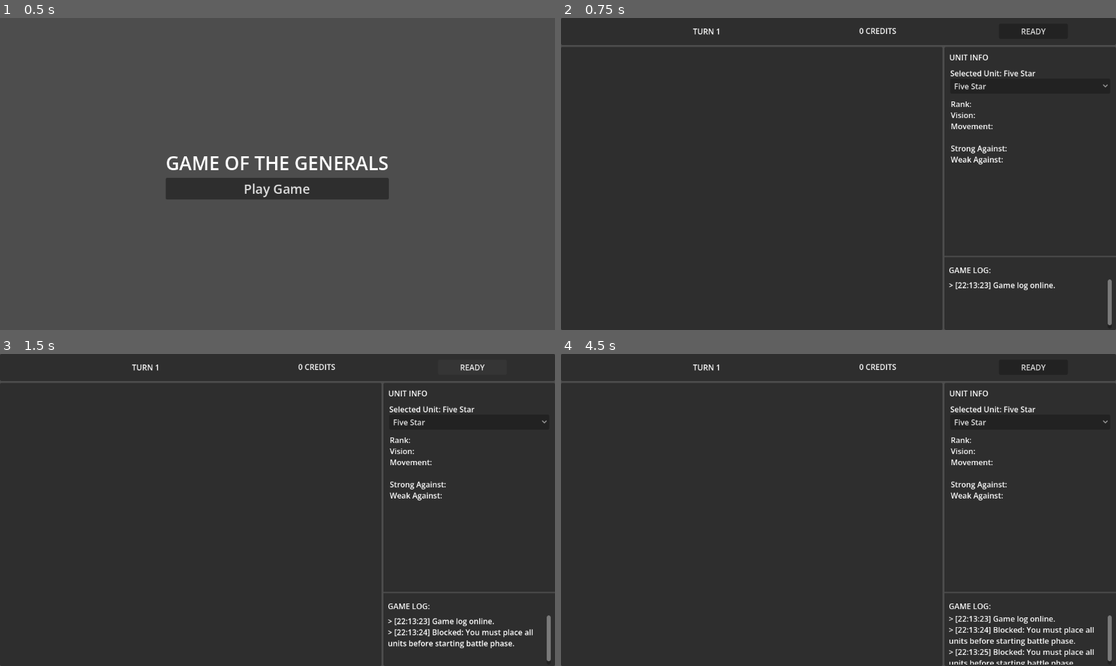
Above: before the commit, frames 1-4 (two rows, left to right).
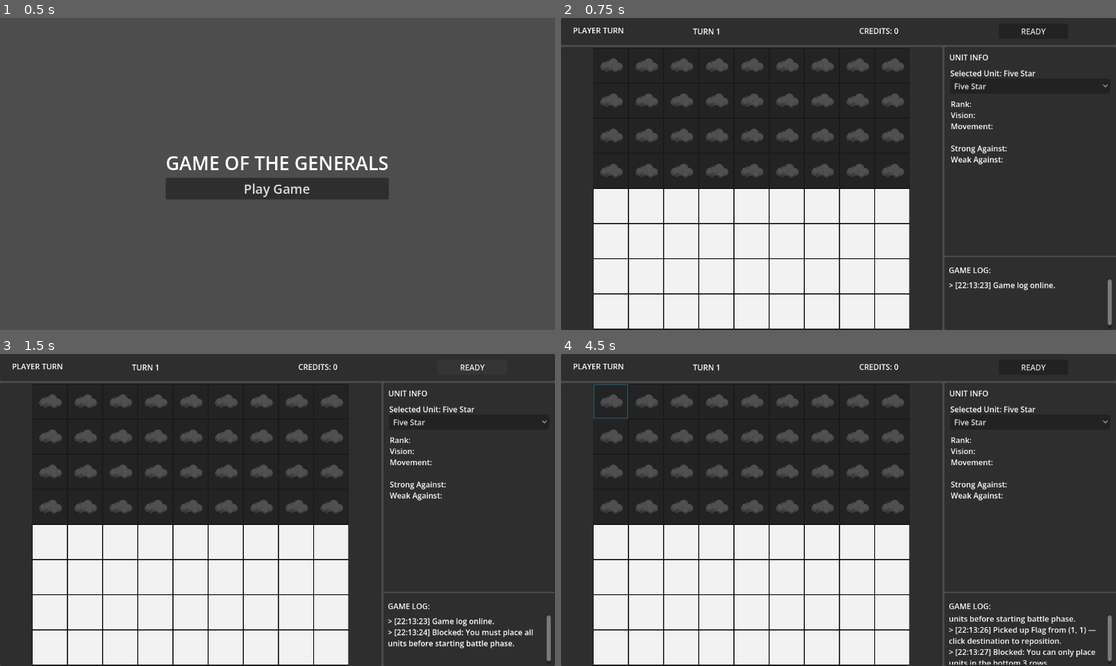
Above: after the commit, the same moments.

Repository: vevelle-95/AI-Game-Development
Game: Godot game, scene res://main_menu.tscn
Same seed, same stepped clock (60 frames per second), same inputs: the game is played once before the commit and once after it.
Inputs (mouse positions are in pixels of both pictures, inside the frame that each line leads up to):
- Up to frame 1 (0.5 s): no input
- Up to frame 2 (0.75 s): click "Play Game" at 0.5 s
- Up to frame 3 (1.5 s): click "READY" at 1.25 s
- Up to frame 4 (4.5 s): click "READY" at 2 s; click (1032, 422) at 2.75 s, where only the run before the commit has a clickable "Five Star"; click (610, 400) at 3.52 s; click (644, 400) at 4.27 s

Frame 1 is identical in both runs. In frame 2, 29% of the frame differs, in the area x 2-63%, y 3-100%; in frame 3, 29%; in frame 4, 30%, in the area x 2-97%, y 3-100%.
Error before the commit: Parse Error: Could not resolve external class member "BOUNTIES". (res://gamemanager.gd:25)

Commit message:
added bounty system sa main screen

Diff:
--- a/GameConstants.gd
+++ b/GameConstants.gd
@@ -1,42 +1,42 @@
 extends RefCounted
 class_name GameConstants
 
-enum Team { PLAYER, AI }
+enum Team {PLAYER, AI}
 
 enum Rank {
-    TRAPO = -1,
-    FLAG = 0,
-    SPY = 1,
-    PRIVATE = 2,
-    SERGEANT = 3,
-    LIEUTENANT = 4,
-    MAJOR = 5,
-    COLONEL = 6,
-    GENERAL_3 = 7,
-    GENERAL_4 = 8,
-    GENERAL_5 = 9
+	TRAPO = -1,
+	FLAG = 0,
+	SPY = 1,
+	PRIVATE = 2,
+	SERGEANT = 3,
+	LIEUTENANT = 4,
+	MAJOR = 5,
+	COLONEL = 6,
+	GENERAL_3 = 7,
+	GENERAL_4 = 8,
+	GENERAL_5 = 9
 }
 
 const BOUNTIES = {
-    PRIVATE: 10,
-    SERGEANT: 15,
-    LIEUTENANT: 20,
-    MAJOR: 30,
-    COLONEL: 40,
-    GENERAL_3: 50,
-    GENERAL_4: 60,
-    GENERAL_5: 75,
-    SPY: 25,
-    TRAPO: 35
+	Rank.PRIVATE: 10,
+	Rank.SERGEANT: 15,
+	Rank.LIEUTENANT: 20,
+	Rank.MAJOR: 30,
+	Rank.COLONEL: 40,
+	Rank.GENERAL_3: 50,
+	Rank.GENERAL_4: 60,
+	Rank.GENERAL_5: 75,
+	Rank.SPY: 25,
+	Rank.TRAPO: 35
 }
 
 static func get_vision_range(rank: Rank) -> int:
-    match rank:
-        Rank.GENERAL_3, Rank.GENERAL_4, Rank.GENERAL_5:
-            return 3
-        Rank.COLONEL, Rank.MAJOR, Rank.LIEUTENANT, Rank.TRAPO:
-            return 2
-        Rank.SERGEANT, Rank.PRIVATE, Rank.SPY:
-            return 1
-        _:
-            return 0
+	match rank:
+		Rank.GENERAL_3, Rank.GENERAL_4, Rank.GENERAL_5:
+			return 3
+		Rank.COLONEL, Rank.MAJOR, Rank.LIEUTENANT, Rank.TRAPO:
+			return 2
+		Rank.SERGEANT, Rank.PRIVATE, Rank.SPY:
+			return 1
+		_:
+			return 0
--- a/board.gd
+++ b/board.gd
@@ -4,6 +4,7 @@
 signal selected_tile_unit_info(unit_name: String, rank: String, vision: String, movement: String)
 signal phase_changed(phase_name: String)
 signal turn_changed(turn_name: String)
+signal bounty_changed(total_bounty: int, last_bounty: int, killed_unit_name: String)
 
 @onready var game_manager: GameManager = GameManager.new()
 @onready var unit_behavior: UnitBehavior = UnitBehavior.new()
@@ -40,6 +41,7 @@
 var armed_unit_pos := Vector2i(-1, -1)
 var pickup_entry = null
 var pickup_src_pos := Vector2i(-1, -1)
+var turn_number := 1
 
 # TEMP: what unit you are placing
 var selected_unit := UnitType.FIVE_STAR
@@ -126,6 +128,7 @@
 	create_board()
 	setup_ai_enemy()
 	update_fog_of_war()
+	emit_signal("bounty_changed", game_manager.trapo_wallet, 0, "")
 	emit_signal("turn_changed", get_current_turn_name())
 	emit_log("Setup phase started. Place your units on the bottom %d rows." % DEPLOYMENT_ROWS)
 
@@ -381,34 +384,52 @@
 		var defender_entry = unit_map[dst]
 		var defender_rank = unit_type_to_rank(defender_entry.type)
 		var combat_result = arbiter.resolve_combat(attacker_rank, defender_rank)
-
-		match combat_result:
-			Arbiter.CombatResult.ATTACKER_WINS, Arbiter.CombatResult.GAME_OVER_ATTACKER_WINS:
-				unit_map.erase(src)
-				_clear_tile_at(src)
-				unit_map.erase(dst)
-				unit_map[dst] = entry
-				tile_map[dst].set_unit(get_unit_texture_for_entry(entry))
-				moved_uids.append(entry.uid)
-				emit_log("Moved %s from (%d, %d) to (%d, %d) and captured %s." % [get_display_name(get_unit_name_from_type(entry.type)), src.x + 1, src.y + 1, dst.x + 1, dst.y + 1, get_display_name(get_unit_name_from_type(defender_entry.type))])
-				if combat_result == Arbiter.CombatResult.GAME_OVER_ATTACKER_WINS:
-					game_manager.game_over = true
-					emit_log("Game over: attacker captured the flag.")
-			Arbiter.CombatResult.DEFENDER_WINS, Arbiter.CombatResult.GAME_OVER_DEFENDER_WINS:
-				unit_map.erase(src)
-				_clear_tile_at(src)
-				moved_uids.append(entry.uid)
-				emit_log("%s lost against %s at (%d, %d)." % [get_display_name(get_unit_name_from_type(entry.type)), get_display_name(get_unit_name_from_type(defender_entry.type)), dst.x + 1, dst.y + 1])
-				if combat_result == Arbiter.CombatResult.GAME_OVER_DEFENDER_WINS:
-					game_manager.game_over = true
-					emit_log("Game over: defender kept the flag.")
-			Arbiter.CombatResult.TIE:
-				unit_map.erase(src)
-				_clear_tile_at(src)
-				unit_map.erase(dst)
-				_clear_tile_at(dst)
-				moved_uids.append(entry.uid)
-				emit_log("%s and %s eliminated each other at (%d, %d)." % [get_display_name(get_unit_name_from_type(entry.type)), get_display_name(get_unit_name_from_type(defender_entry.type)), dst.x + 1, dst.y + 1])
+		var bounty_awarded := 0
+		var bounty_unit_name := ""
+
+		if combat_result == Arbiter.CombatResult.ATTACKER_WINS or combat_result == Arbiter.CombatResult.GAME_OVER_ATTACKER_WINS:
+			bounty_awarded = _maybe_award_bounty(defender_entry, entry)
+			if bounty_awarded > 0:
+				bounty_unit_name = get_unit_name_from_type(defender_entry.type)
+			unit_map.erase(src)
+			_clear_tile_at(src)
+			unit_map.erase(dst)
+			unit_map[dst] = entry
+			tile_map[dst].set_unit(get_unit_texture_for_entry(entry))
+			moved_uids.append(entry.uid)
+			emit_log("Moved %s from (%d, %d) to (%d, %d) and captured %s." % [get_display_name(get_unit_name_from_type(entry.type)), src.x + 1, src.y + 1, dst.x + 1, dst.y + 1, get_display_name(get_unit_name_from_type(defender_entry.type))])
+			if combat_result == Arbiter.CombatResult.GAME_OVER_ATTACKER_WINS:
+				game_manager.game_over = true
+				emit_log("Game over: attacker captured the flag.")
+		elif combat_result == Arbiter.CombatResult.DEFENDER_WINS or combat_result == Arbiter.CombatResult.GAME_OVER_DEFENDER_WINS:
+			bounty_awarded = _maybe_award_bounty(entry, defender_entry)
+			if bounty_awarded > 0:
+				bounty_unit_name = get_unit_name_from_type(entry.type)
+			unit_map.erase(src)
+			_clear_tile_at(src)
+			moved_uids.append(entry.uid)
+			emit_log("%s lost against %s at (%d, %d)." % [get_display_name(get_unit_name_from_type(entry.type)), get_display_name(get_unit_name_from_type(defender_entry.type)), dst.x + 1, dst.y + 1])
+			if combat_result == Arbiter.CombatResult.GAME_OVER_DEFENDER_WINS:
+				game_manager.game_over = true
+				emit_log("Game over: defender kept the flag.")
+		elif combat_result == Arbiter.CombatResult.TIE:
+			var attacker_bounty: int = _maybe_award_bounty(defender_entry, entry)
+			if attacker_bounty > 0:
+				bounty_awarded = attacker_bounty
+				bounty_unit_name = get_unit_name_from_type(defender_entry.type)
+			else:
+				var defender_bounty: int = _maybe_award_bounty(entry, defender_entry)
+				if defender_bounty > 0:
+					bounty_awarded = defender_bounty
+					bounty_unit_name = get_unit_name_from_type(entry.type)
+			unit_map.erase(src)
+			_clear_tile_at(src)
+			unit_map.erase(dst)
+			_clear_tile_at(dst)
+			moved_uids.append(entry.uid)
+			emit_log("%s and %s eliminated each other at (%d, %d)." % [get_display_name(get_unit_name_from_type(entry.type)), get_display_name(get_unit_name_from_type(defender_entry.type)), dst.x + 1, dst.y + 1])
+		if bounty_awarded > 0:
+			emit_signal("bounty_changed", game_manager.trapo_wallet, bounty_awarded, bounty_unit_name)
 		return
 
 	# remove from src
@@ -425,8 +446,39 @@
 	emit_log("Moved %s from (%d, %d) to (%d, %d)." % [get_display_name(get_unit_name_from_type(entry.type)), src.x + 1, src.y + 1, dst.x + 1, dst.y + 1])
 	update_fog_of_war()
 
+func _maybe_award_bounty(killed_entry: Dictionary, killer_entry: Dictionary) -> int:
+	print("DEBUG: _maybe_award_bounty called -- killed_entry=", killed_entry, " killer_entry=", killer_entry)
+	if typeof(killed_entry) != TYPE_DICTIONARY or typeof(killer_entry) != TYPE_DICTIONARY:
+		print("DEBUG: _maybe_award_bounty returning 0: invalid types")
+		return 0
+	var killed_owner = get_entry_owner(killed_entry)
+	var killer_owner = get_entry_owner(killer_entry)
+	print("DEBUG: killed_owner=", killed_owner, " killer_owner=", killer_owner)
+	if killed_owner != GameConstants.Team.AI:
+		print("DEBUG: _maybe_award_bounty returning 0: killed is not AI")
+		return 0
+	if killer_owner != GameConstants.Team.PLAYER:
+		print("DEBUG: _maybe_award_bounty returning 0: killer is not PLAYER")
+		return 0
+
+	var killed_rank: GameConstants.Rank = unit_type_to_rank(killed_entry.type)
+	print("DEBUG: killed_rank=", killed_rank)
+	var bounty: int = 0
+	if GameConstants.BOUNTIES.has(killed_rank):
+		bounty = GameConstants.BOUNTIES[killed_rank]
+	else:
+		print("DEBUG: no bounty defined for rank=", killed_rank)
+	if bounty > 0:
+		print("DEBUG: awarding bounty - killed_rank=", killed_rank, " bounty=", bounty, " wallet_before=", game_manager.trapo_wallet)
+		game_manager.add_kill_bounty(killed_rank)
+		print("DEBUG: wallet_after=", game_manager.trapo_wallet)
+		return bounty
+	print("DEBUG: _maybe_award_bounty returning 0: bounty is 0 for killed_rank=", killed_rank)
+	return 0
+
 func end_turn():
 	game_manager.switch_turn()
+	turn_number += 1
 	moved_uids.clear()
 	armed_unit_pos = Vector2i(-1, -1)
 	emit_signal("turn_changed", get_current_turn_name())
@@ -467,6 +519,9 @@
 			return GameConstants.Rank.PRIVATE
 	return GameConstants.Rank.FLAG
 
+func get_turn_number() -> int:
+	return turn_number
+
 func setup_ai_enemy():
 	for unit_data in AI_TEST_LAYOUT:
 		var pos: Vector2i = unit_data["pos"]
--- a/gamemanager.gd
+++ b/gamemanager.gd
@@ -2,8 +2,8 @@
 class_name GameManager
 
 enum PlayTurn {
-    PLAYER1,
-    AI
+	PLAYER1,
+	AI
 }
 
 var current_turn: PlayTurn = PlayTurn.PLAYER1
@@ -11,39 +11,43 @@
 var trapo_wallet: int = 0 # TRAPO starts with 0 bribe money
 
 func fog_of_war_enabled() -> bool:
-    # Returns true if the fog of war is enabled, false otherwise
-    return true
+	# Returns true if the fog of war is enabled, false otherwise
+	return true
 
 func switch_turn() -> void:
-    if current_turn == PlayTurn.PLAYER1:
-        current_turn = PlayTurn.AI
-    else:
-        current_turn = PlayTurn.PLAYER1
+	if current_turn == PlayTurn.PLAYER1:
+		current_turn = PlayTurn.AI
+	else:
+		current_turn = PlayTurn.PLAYER1
 
 func add_kill_bounty(killed_rank: GameConstants.Rank) -> void:
-    # For every kill, add the bounty of the killed piece to the TRAPO wallet
-    var bounty: int = GameConstants.BOUNTIES.get(killed_rank, 0)
-    trapo_wallet += bounty
+	# For every kill, add the bounty of the killed piece to the TRAPO wallet
+	var bounty: int = 0
+	if GameConstants.BOUNTIES.has(killed_rank):
+		bounty = GameConstants.BOUNTIES[killed_rank]
+	print("DEBUG: GameManager.add_kill_bounty called for", killed_rank, "bounty=", bounty, "wallet_before=", trapo_wallet)
+	trapo_wallet += bounty
+	print("DEBUG: GameManager.trapo_wallet now=", trapo_wallet)
 
 func check_bribe_success(enemy_rank: GameConstants.Rank) -> bool:
-    # Checks if the TRAPO has enough money to bribe the enemy piece based on its rank
-    var enemy_bribe: int = GameConstants.BOUNTIES.get(enemy_rank, 0)
-    return trapo_wallet >= enemy_bribe
+	# Checks if the TRAPO has enough money to bribe the enemy piece based on its rank
+	var enemy_bribe: int = GameConstants.BOUNTIES.get(enemy_rank, 0)
+	return trapo_wallet >= enemy_bribe
 
 func deduct_bribe_cost(enemy_rank: GameConstants.Rank) -> void:
-    # If the TRAPO successfully bribes an enemy piece
-    # deduct the corresponding cost from the TRAPO wallet
-    var cost: int = GameConstants.BOUNTIES.get(enemy_rank, 0)
-    if check_bribe_success(enemy_rank):
-        trapo_wallet -= cost
+	# If the TRAPO successfully bribes an enemy piece
+	# deduct the corresponding cost from the TRAPO wallet
+	var cost: int = GameConstants.BOUNTIES.get(enemy_rank, 0)
+	if check_bribe_success(enemy_rank):
+		trapo_wallet -= cost
 
 func total_bribe_value() -> int:
-    var total_bribe: int = 0
-    for rank in GameConstants.Rank.values():
-        if rank != GameConstants.Rank.TRAPO and rank != GameConstants.Rank.FLAG:
-            total_bribe += GameConstants.BOUNTIES.get(rank, 0)
-    return total_bribe
+	var total_bribe: int = 0
+	for rank in GameConstants.Rank.values():
+		if rank != GameConstants.Rank.TRAPO and rank != GameConstants.Rank.FLAG:
+			total_bribe += GameConstants.BOUNTIES.get(rank, 0)
+	return total_bribe
 
 func visible_tiles_for_piece(rank: GameConstants.Rank) -> int:
-    # Returns the number of tiles visible to a piece based on its rank
-    return GameConstants.get_vision_range(rank)
+	# Returns the number of tiles visible to a piece based on its rank
+	return GameConstants.get_vision_range(rank)
--- a/main_screen.gd
+++ b/main_screen.gd
@@ -2,6 +2,8 @@
 
 @onready var board = $"UI/VBoxContainer/MiddleArea/BoardPanel/BoardRoot"
 @onready var top_phase_label = $"UI/VBoxContainer/TopBar/Player Turn"
+@onready var bounty_label = $"UI/VBoxContainer/TopBar/Credits"
+@onready var turn_label = $"UI/VBoxContainer/TopBar/Turn #"
 @onready var ready_button = $"UI/VBoxContainer/TopBar/Button"
 @onready var selected_unit_label = $"UI/VBoxContainer/MiddleArea/RightPanel/Selected Unit"
 @onready var unit_picker = $"UI/VBoxContainer/MiddleArea/RightPanel/UnitPicker"
@@ -35,7 +37,10 @@
 	board.selected_tile_unit_info.connect(_on_selected_tile_unit_info)
 	board.phase_changed.connect(_on_board_phase_changed)
 	board.turn_changed.connect(_on_board_turn_changed)
+	board.bounty_changed.connect(_on_board_bounty_changed)
 	top_phase_label.text = board.get_current_turn_name()
+	_update_bounty_label(0, 0, "")
+	turn_label.text = "TURN %d" % board.get_turn_number()
 
 func setup_unit_picker():
 	unit_picker.clear()
@@ -102,6 +107,16 @@
 func _on_board_turn_changed(turn_name: String):
 	if top_phase_label.text != "BATTLE PHASE":
 		top_phase_label.text = turn_name
+	turn_label.text = "TURN %d" % board.get_turn_number()
+
+func _on_board_bounty_changed(total_bounty: int, last_bounty: int, killed_unit_name: String):
+	_update_bounty_label(total_bounty, last_bounty, killed_unit_name)
+
+func _update_bounty_label(total_bounty: int, last_bounty: int, killed_unit_name: String):
+	if last_bounty > 0 and killed_unit_name != "":
+		bounty_label.text = "CREDITS: %d  (+%d %s)" % [total_bounty, last_bounty, format_unit_name(killed_unit_name)]
+	else:
+		bounty_label.text = "CREDITS: %d" % total_bounty
 
 func _on_board_log_message(message: String):
 	append_log(message)
